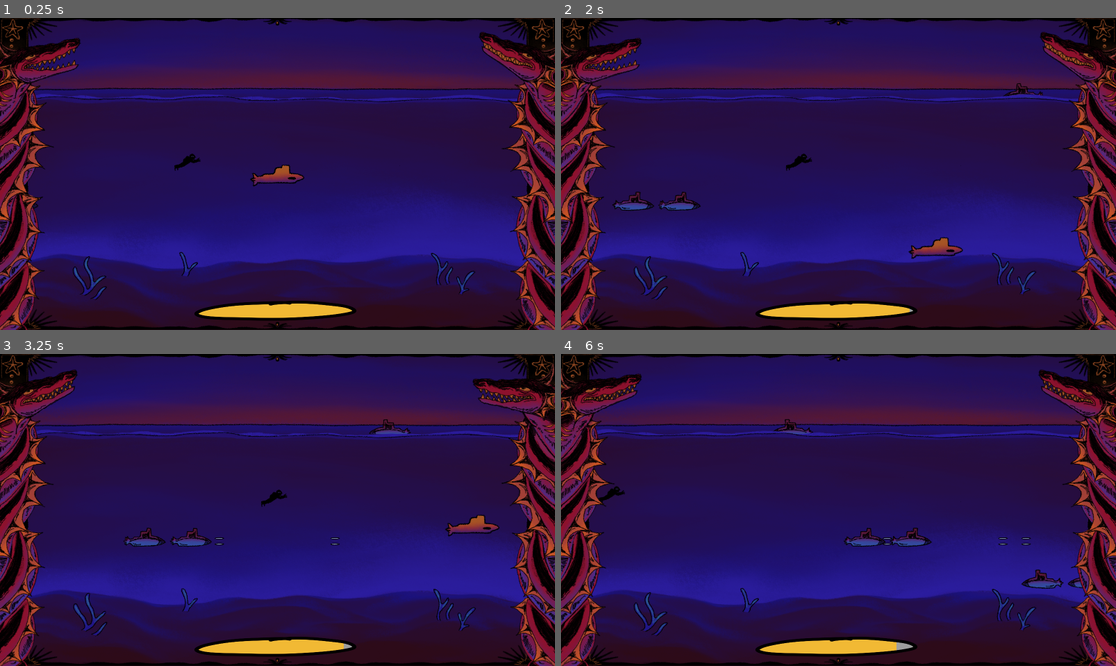
Above: before the commit, frames 1-4 (two rows, left to right).
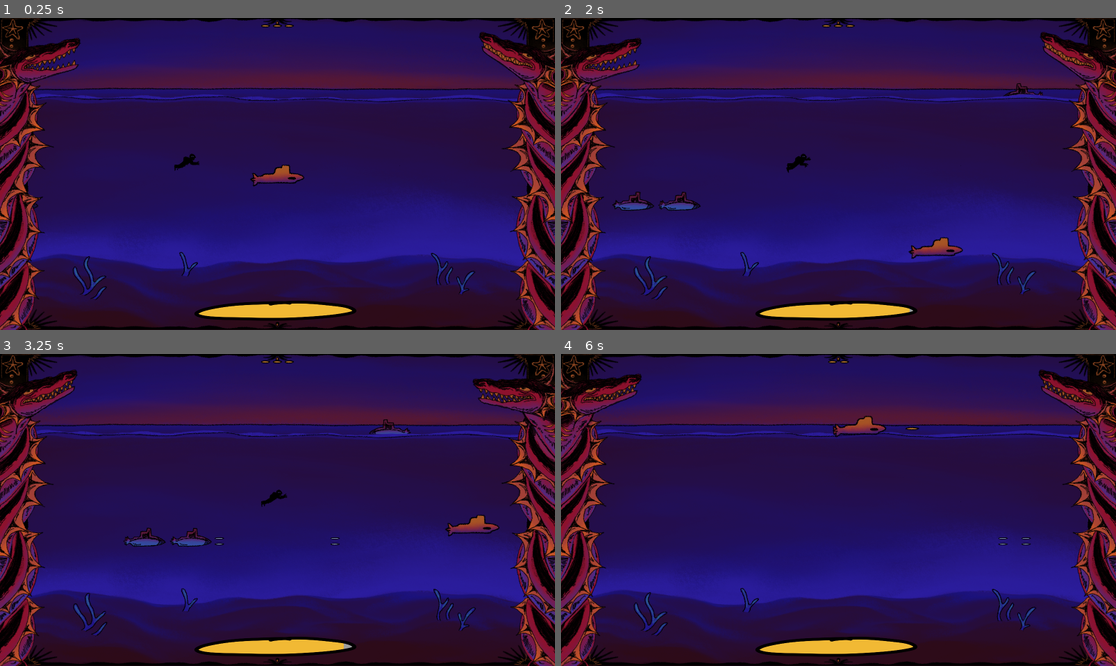
Above: after the commit, the same moments.

Repository: bakdorl/Seaquest
Game: Godot game, scene res://ocean.tscn
The game is run twice, just before and just after one commit, with the same random seed, the same clock (stepped at 60 frames per second) and the same inputs.
Inputs:
- Up to frame 1 (0.25 s): no input
- Up to frame 2 (2 s): hold D (right) 0.53-1.28 s; tap Space (shoot) at 0.6, 1.35 s; hold S (down) from 1.28 s (still down)
- Up to frame 3 (3.25 s): release S (down) at 2.03 s; hold D (right) 2.03-2.78 s; tap Space (shoot) at 2.1, 2.85 s; hold W (up) from 2.78 s (still down)
- Up to frame 4 (6 s): release W (up) at 3.53 s; hold A (left) 3.53-5.03 s; tap Space (shoot) every 0.75 s from 3.6 to 5.85 s; hold S (down) 5.03-5.78 s; hold D (right) from 5.78 s (still down)

The runs differ from the first frame. In frame 1, less than 0.1% of the frame differs, in the area x 31-53%, y 2-49%; in frame 2, less than 0.1%; in frame 3, less than 0.1%; in frame 4, 1.5%, in the area x 6-94%, y 2-96%.

Commit message:
lives fully working

Diff:
--- a/diver.tscn
+++ b/diver.tscn
@@ -116,7 +116,8 @@
 [node name="AnimatedSprite2D" type="AnimatedSprite2D" parent="." unique_id=1998808333]
 sprite_frames = SubResource("SpriteFrames_nrb0v")
 animation = &"defaultdiver"
-frame_progress = 0.019977137
+autoplay = "defaultdiver"
+frame_progress = 0.5557249
 speed_scale = 1.5
 
 [node name="VisibleOnScreenNotifier2D" type="VisibleOnScreenNotifier2D" parent="." unique_id=661925469]
--- /dev/null
+++ b/life_icon.tscn
@@ -0,0 +1,7 @@
+[gd_scene format=3 uid="uid://dg2n2vrf5n5vd"]
+
+[ext_resource type="Texture2D" uid="uid://b0blb85tjoog7" path="res://projectile/Projetile.png" id="1_narj5"]
+
+[node name="lifeIcon" type="TextureRect" unique_id=1002588254]
+texture = ExtResource("1_narj5")
+stretch_mode = 3
--- /dev/null
+++ b/lives_ui.gd
@@ -0,0 +1,22 @@
+extends CanvasLayer
+
+@export var life_icon_scene: PackedScene
+@onready var lives_container = $HBoxContainer
+
+func _ready():
+	lives_container.set_anchors_and_offsets_preset(Control.PRESET_CENTER_TOP, Control.PRESET_MODE_KEEP_WIDTH)
+	lives_container.alignment = BoxContainer.ALIGNMENT_CENTER
+	lives_container.position.y = 20
+
+	var submarine = get_tree().current_scene.find_child("Submarine", true, false)
+	if submarine:
+		submarine.lives_changed.connect(_on_lives_changed)
+		_on_lives_changed(submarine.lives)
+
+func _on_lives_changed(current_lives: int):
+	for child in lives_container.get_children():
+		child.queue_free()
+
+	for i in range(current_lives):
+		var new_icon = life_icon_scene.instantiate()
+		lives_container.add_child(new_icon)
--- /dev/null
+++ b/lives_ui.tscn
@@ -0,0 +1,22 @@
+[gd_scene format=3 uid="uid://bmp8wx7oqs31s"]
+
+[ext_resource type="Texture2D" uid="uid://b0blb85tjoog7" path="res://projectile/Projetile.png" id="1_sxn3m"]
+
+[node name="lives_ui" type="CanvasLayer" unique_id=1337084512]
+
+[node name="Control" type="Control" parent="." unique_id=368957631]
+layout_mode = 3
+anchors_preset = 0
+offset_right = 40.0
+offset_bottom = 40.0
+
+[node name="HBoxContainer" type="HBoxContainer" parent="Control" unique_id=2029774095]
+layout_mode = 0
+offset_right = 40.0
+offset_bottom = 40.0
+alignment = 1
+
+[node name="life_icon" type="TextureRect" parent="Control/HBoxContainer" unique_id=1339777958]
+layout_mode = 2
+texture = ExtResource("1_sxn3m")
+stretch_mode = 3
--- a/ocean.tscn
+++ b/ocean.tscn
@@ -11,6 +11,8 @@
 [ext_resource type="PackedScene" uid="uid://bjwx1ipcmh5sv" path="res://area_2d.tscn" id="10_v5bp3"]
 [ext_resource type="PackedScene" uid="uid://dwhxcn7bahe22" path="res://background_details.tscn" id="11_1ixhq"]
 [ext_resource type="PackedScene" uid="uid://ctc0ixokldi6e" path="res://enemysub_two.tscn" id="11_xgj7f"]
+[ext_resource type="Script" uid="uid://bowgdgcuneg2n" path="res://lives_ui.gd" id="12_ned8m"]
+[ext_resource type="PackedScene" uid="uid://dg2n2vrf5n5vd" path="res://life_icon.tscn" id="13_a0hus"]
 
 [node name="Ocean" type="Node2D" unique_id=1879437640]
 
@@ -46,6 +48,27 @@
 
 [node name="background_details" parent="." unique_id=934280213 instance=ExtResource("11_1ixhq")]
 
+[node name="lives_ui" type="CanvasLayer" parent="." unique_id=653672218]
+script = ExtResource("12_ned8m")
+life_icon_scene = ExtResource("13_a0hus")
+
+[node name="HBoxContainer" type="HBoxContainer" parent="lives_ui" unique_id=1498629858]
+anchors_preset = 5
+anchor_left = 0.5
+anchor_right = 0.5
+offset_left = -20.0
+offset_top = 20.0
+offset_right = 20.0
+offset_bottom = 60.0
+grow_horizontal = 2
+size_flags_horizontal = 4
+size_flags_vertical = 0
+theme_override_constants/separation = 5
+alignment = 1
+
+[node name="life_icon" parent="lives_ui/HBoxContainer" unique_id=304009013 instance=ExtResource("13_a0hus")]
+layout_mode = 2
+
 [connection signal="oxygen_changed" from="Submarine" to="oxygen_ui/UI/TextureProgressBar" method="_on_submarine_oxygen_changed"]
 
 [editable path="oxygen_ui"]
--- a/player/scripts/submarine.gd
+++ b/player/scripts/submarine.gd
@@ -3,10 +3,15 @@
 @onready var projectile_scene = load ("res://projectile_scene.tscn")
 
 signal oxygen_changed(value)
+signal lives_changed(value)
 signal submarine_exploded
 
 const SPEED = 450.0
 const MAX_DIVERS: int = 6
+const MAX_LIVES: int = 6
+const SPAWN_POSITION = Vector2(960, 250)
+
+var lives: int = 3
 var projectile_direction = Vector2(1.0, 0.0)
 var max_oxygen: float = 100.0
 var current_oxygen: float = 100.0
@@ -16,12 +21,14 @@
 var passive_state = false
 var submerged = false
 
+
 func _ready():
 	$AnimatedSprite2D.play("default")
+	lives_changed.emit(lives)
 
 
 func _physics_process(_delta: float) -> void:
-	if passive_state == true:
+	if passive_state == true or is_dead:
 		return
 
 	var direction = Vector2.ZERO
@@ -50,14 +57,23 @@
 	position.y = clamp(global_position.y, 255, 800)
 
 func explode():
+	if is_dead: return
 	is_dead = true
+	lives -= 1
+	lives_changed.emit(lives)
 	#$AnimatedSprite2D.play("explode")
 	$CollisionShape2D.set_deferred ("disabled", true)
 	velocity = Vector2.ZERO
 	#await $AnimatedSprite2D.animation_finished
-	queue_free()
+	get_tree().call_group("spawner", "clear_all_entities")
+	if lives > 0:
+		respawn()
+	else:
+		game_over()
 
 func _process(delta):
+	if is_dead: return
+
 	if Input.is_action_just_pressed("shoot"):
 		shoot()
 
@@ -111,5 +127,39 @@
 func refill_oxygen(delta):
 	current_oxygen += (oxygen_speed * 8) * delta
 	if current_oxygen >= 100:
-		deposit_divers()
-		passive_state = false
+		if divers_collected == MAX_DIVERS:
+			handle_full_delivery()
+		else:
+			deposit_divers()
+			passive_state = false
+			current_oxygen = 100.0
+	else:
+		current_oxygen += (oxygen_speed * 15) * delta
+
+func respawn():
+	await get_tree().create_timer(0.5).timeout
+	is_dead = false
+	global_position = SPAWN_POSITION
+	current_oxygen = max_oxygen
+	divers_collected = 0
+	submerged = false
+	$CollisionShape2D.disabled = false
+	$AnimatedSprite2D.play("default")
+
+func game_over():
+	submarine_exploded.emit()
+	queue_free()
+
+func handle_full_delivery():
+	if is_dead: return
+	passive_state = true
+	divers_collected = 0
+	if lives < MAX_LIVES:
+		lives += 1
+		lives_changed.emit(lives)
+	get_tree().call_group("spawner", "clear_all_entities")
+	velocity = Vector2.ZERO
+	await get_tree().create_timer(1.0).timeout
+	deposit_divers()
+	passive_state = false
+	current_oxygen = 100.0
--- a/spawn_manager.gd
+++ b/spawn_manager.gd
@@ -11,6 +11,7 @@
 var surface_active = false
 
 func _ready():
+	add_to_group("spawner")
 	spawn_logic_loop()
 
 func spawn_logic_loop():
@@ -27,7 +28,7 @@
 			process_lane_spawn(idx)
 	if not surface_active and randf() < 0.15:
 		process_surface_spawn()
-	if available_indices.size() > 0 and randf() < 0.90:
+	if available_indices.size() > 0 and randf() < 1.5:
 		var diver_lane = available_indices.pick_random()
 		process_diver_spawn(diver_lane)
 	await get_tree().create_timer(randf_range(3.0, 5.0)).timeout
@@ -76,3 +77,10 @@
 	create_enemy(diver_scene, spawn_x, y_pos, dir)
 	await get_tree().create_timer(5.0).timeout
 	lane_active[lane_idx] = false
+
+func clear_all_entities():
+	for child in get_children():
+		if child is CharacterBody2D or child is Area2D:
+			child.queue_free()
+	lane_active = [false, false, false, false]
+	surface_active = false
Not shown, added: lives_ui.gd.uid
